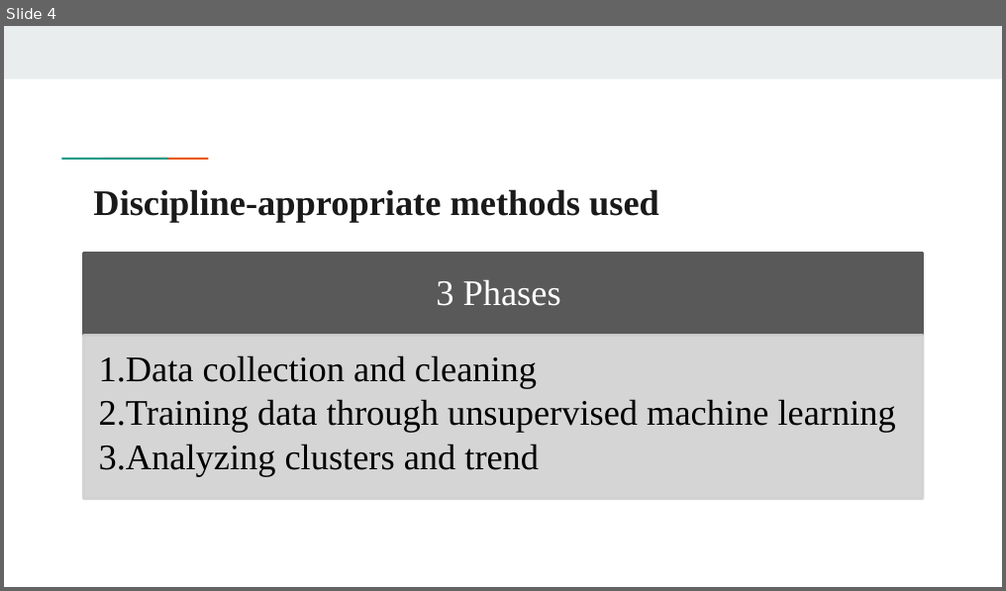
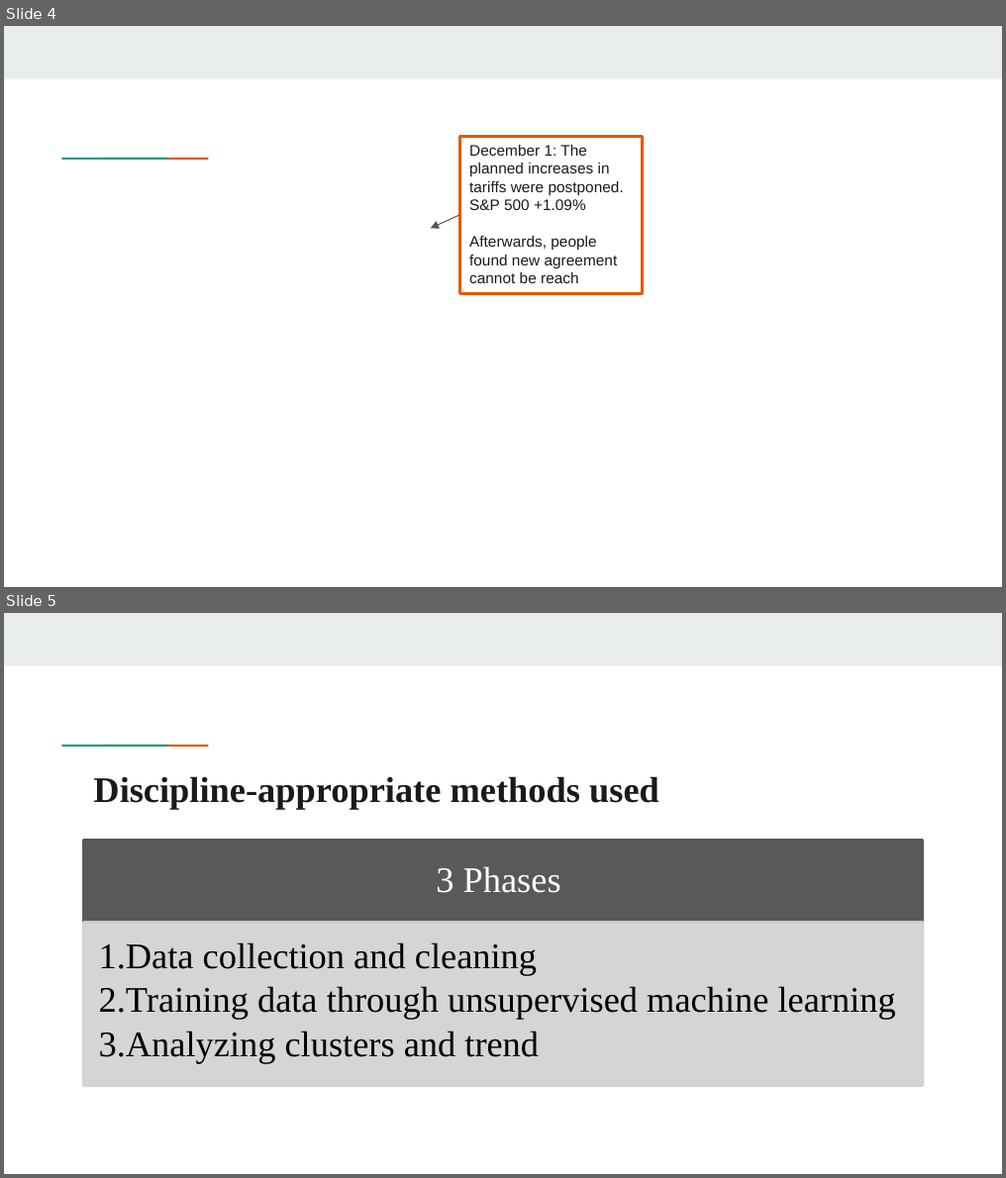
Before and after one commit to okcaiko-gmail/Fionastudy, a slide deck: Examination of Domestic Economic Impact of the US-China Trade War by Analyzing Stock Market Fluctuations with Unsupervised Machine Learning.pptx. Shown one above the other, each under a label of ours: slide 4 before the commit, slides 4 and 5 after it. The pictures are 1006x591 and 1006x1178 pixels, drawn with LibreOffice and Linux fonts; fonts in the diff are those of the drawing; background and template pictures are left out. Boxes give left, top, right and bottom in pixels: in the first picture for what was removed or moved away, otherwise in the second. Text is boxed around its words. In the diff, an @@ line names an element or a change of style, - is before the commit and + after.

Commit message:
add a graph

```diff
--- a/Examination of Domestic Economic Impact of the US-China Trade War by Analyzing Stock Market Fluctuations with Unsupervised Machine Learning.pptx
+++ b/Examination of Domestic Economic Impact of the US-China Trade War by Analyzing Stock Market Fluctuations with Unsupervised Machine Learning.pptx
@@ slide 4 added at box(4, 26, 1002, 587), background picture (left out); not listed: 3 template elements that a slide beside it also shows @@
@@ rectangle added at box(460, 136, 643, 293), fill #FFFFFF, outline #EB5600 2 pt, 11 pt, text #1A1A1A @@
+December 1: The planned increases in tariffs were postponed.
+S&P 500 +1.09%
+Afterwards, people found new agreement cannot be reach
@@ arrow added from (460, 215) to (430, 229), #575757 0.75 pt @@
@@ what was slide 4 is now slide 5 @@
```
